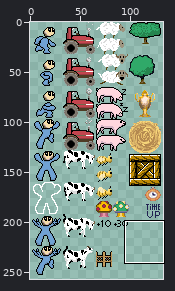
Sprite sheet, stored at examples/13_Jug/img/board.png. The first picture is a wide view before the edit; the outline marks the close-up.
Close-up. First the earlier version:
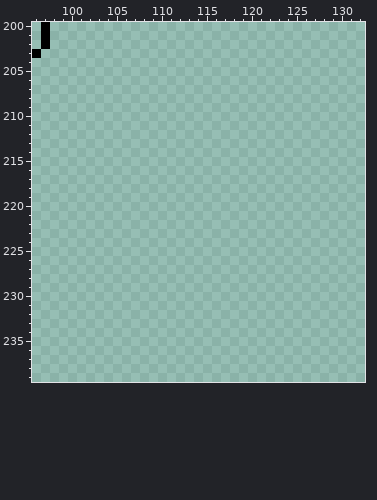
The file is 133x258 pixels. Colours within 5 levels of each other are drawn and written as one. Shown: x 96..132, y 200..239. The wide view leaves out empty margins.
And afterwards:
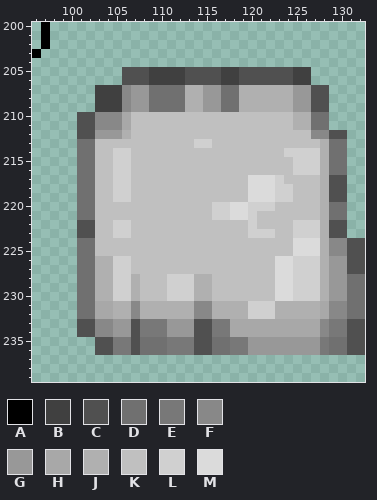
Palette (. is transparent): A #000000  B #404040  C #505050  D #707070  E #787878  F #888888  G #989898  H #a8a8a8  J #b0b0b0  K #c0c0c0  L #d0d0d0  M #dbdbdb
Edits made:
Changed rows in their new state; - is an unchanged pixel.
first column x 101:
205 -----CCCBBBBCCCCBBCCCCCCBB------
206 -----CCCBBBBCCCCBBCCCCCCBB------
207 --BBBFGGDDDDJJGGDDJJJJJJGGCC----
208 --BBBFGGDDDDJJGGDDJJJJJJGGCC----
209 --BBBFGGDDDDJJGGDDJJJJJJGGCC----
210 CCFFFHKKKKKKKKKKKKKKKKKKJJDD----
211 CCFFFHKKKKKKKKKKKKKKKKKKJJDD----
212 CCGGGJKKKKKKKKKKKKKKKKKKKKFFCC--
213 DDKKKKKKKKKKKLLKKKKKKKKKKKKJDD--
214 DDKKLLKKKKKKKKKKKKKKKKKLLLLJDD--
215 DDKKLLKKKKKKKKKKKKKKKKKKLLLJDD--
216 DDKKLLKKKKKKKKKKKKKKKKKKLLLJDD--
217 DDKKLLKKKKKKKKKKKKKMMMLKKKKJCC--
218 DDKKLLKKKKKKKKKKKKKMMMLLKKKJCC--
219 DDKKLLKKKKKKKKKKKKKMMMLLKKKJCC--
220 DDKKKKKKKKKKKKKLLMMLLLKKKKKJDD--
221 DDKKKKKKKKKKKKKLLMMLKKKKKKKJDD--
222 CCKKLLKKKKKKKKKKKKKLKKKKLLLJCC--
223 CCKKLLKKKKKKKKKKKKKLLLKKLLLJCC--
224 DDKKKKKKKKKKKKKKKKKKKKKKMMMJFFCC
225 DDKKKKKKKKKKKKKKKKKKKKKKMMMJFFCC
226 DDJJLLKKKKKKKKKKKKKKKKMMLLLJGGCC
227 DDJJLLKKKKKKKKKKKKKKKKMMLLLJGGCC
228 DDJJLLJKKKLLLJJKKKKKKKMMLLLJGGDD
229 DDJJLLJKKKLLLJJKKKKKKKMMLLLJGGDD
230 DDJJLLJKKKLLLJJKKKKKKKMMLLLJGGDD
231 DDHHJJFJJJJJJFFJJJJLLLJJJJJHFFDD
232 DDHHJJFJJJJJJFFJJJJLLLJJJJJHFFDD
233 CCFFGGCEEEGGGCCEEHHHHHHHHHHFEECC
234 CCFFGGCEEEGGGCCEEHHHHHHHHHHFEECC
235 --CCEECDDDEEECCDDEEGGGGGGGGEDDCC
236 --CCEECDDDEEECCDDEEGGGGGGGGEDDCC
Boxes around the changes in both close-ups, in picture pixels (x1, y1, x2, y2):
added: (77, 67, 365, 355)
